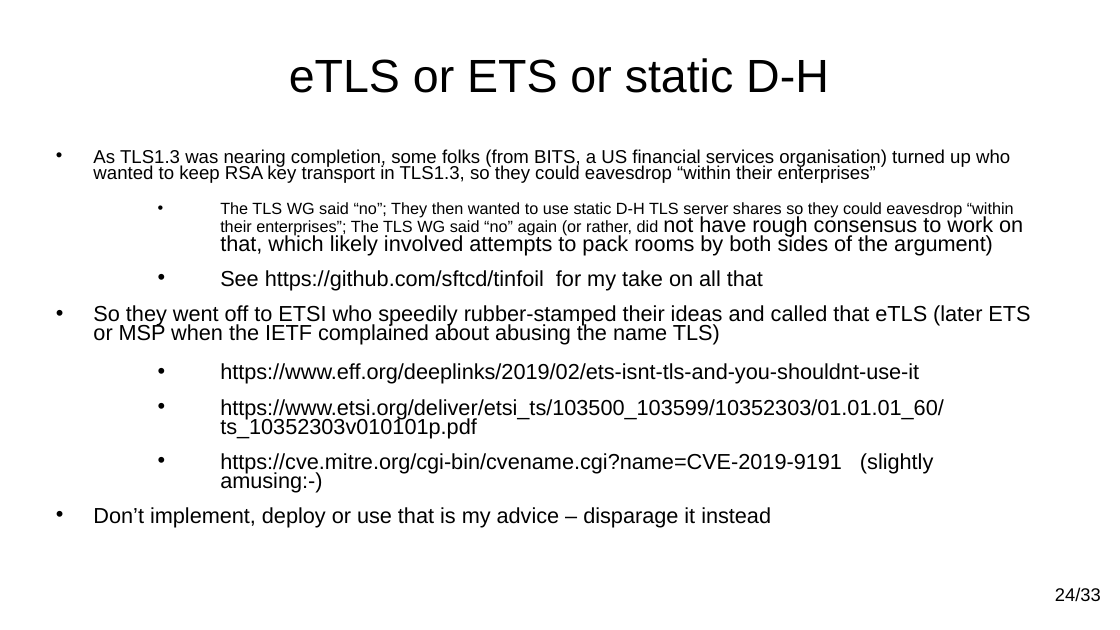
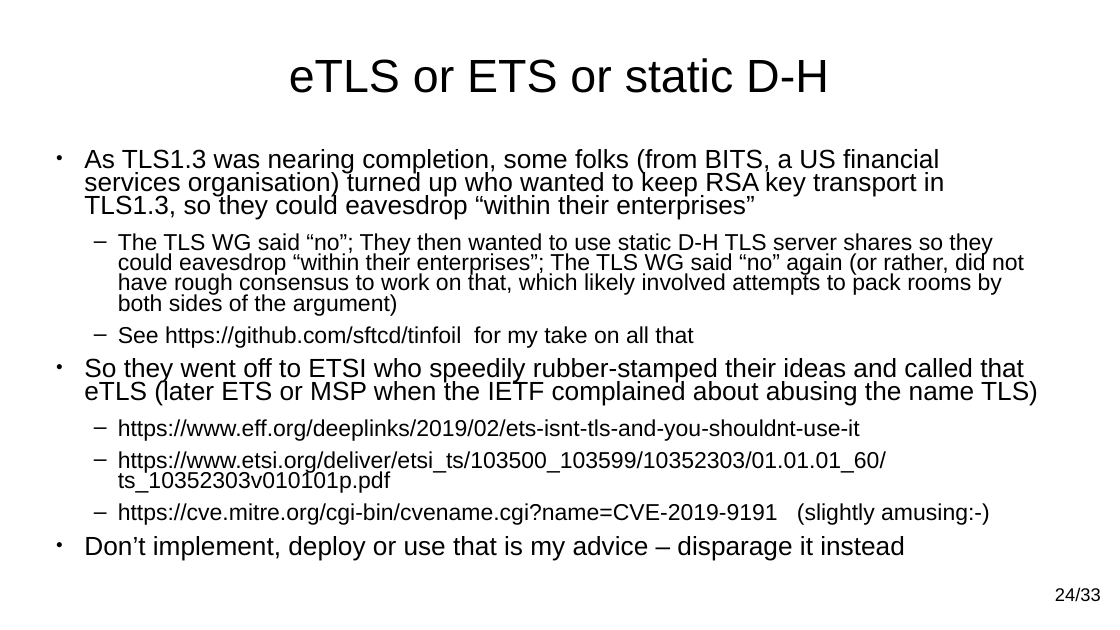
Before and after one commit to Teniola-Malomo/cs7053, a slide deck: slide 24 of 2026lectures/08-tls-problems.odp. Drawn at 1120x630 pixels with LibreOffice and Linux fonts; fonts in the diff are those of the drawing. Boxes give left, top, right and bottom in pixels: in the first picture for what was removed or moved away, otherwise in the second. Text is boxed around its words. In the diff, an @@ line names an element or a change of style, - is before the commit and + after.

```diff
--- a/2026lectures/08-tls-problems.odp
+++ b/2026lectures/08-tls-problems.odp
@@ text "As TLS1.3 was nearing completion, ..." at (x1=84, y1=149, x2=1038, y2=561): size 13.2 to 18.6 pt in "As TLS1.3 was nearing completion, some folks ..."; size 11.6 to 16.3 pt in "The TLS WG said “no”; They then ..."; size 15.4 to 16.3 pt in "not have rough consensus to work on ...", "See https://github.com/sftcd/tinfoil for my take on all ...", "https://www.eff.org/deeplinks/2019/02/ets-isnt-tls-and-you-s ...", "https://www.etsi.org/deliver/etsi_ts/103500_103599/10352303/ ..." and 1 more places; size 15.4 to 18.6 pt in "So they went off to ETSI who ...", "Don’t implement, deploy or use that is ..."; bullet • to ●; less space between paragraphs; bullet • to – @@
```
Also in this commit, not shown: 1 other slide changed, 2 other files.
